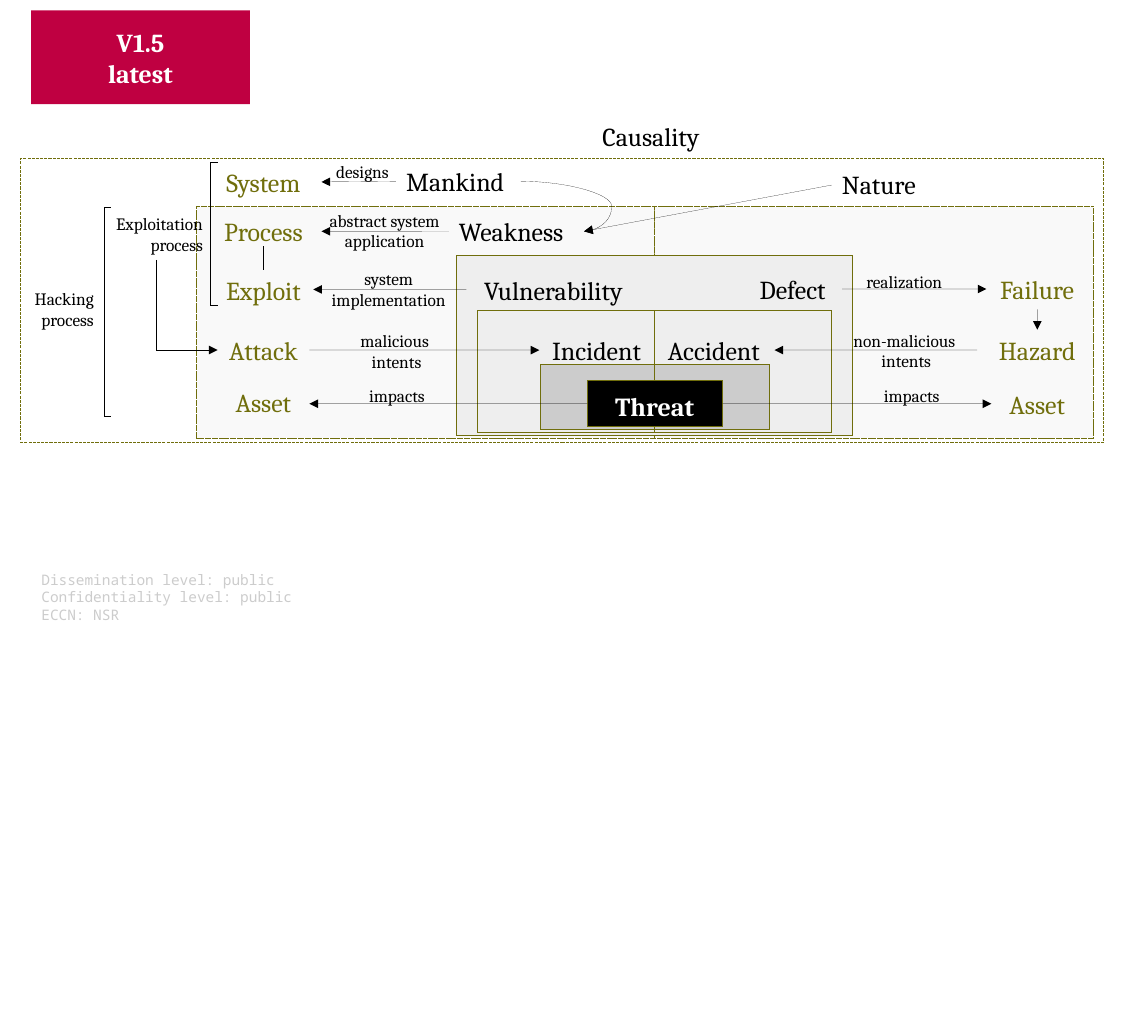
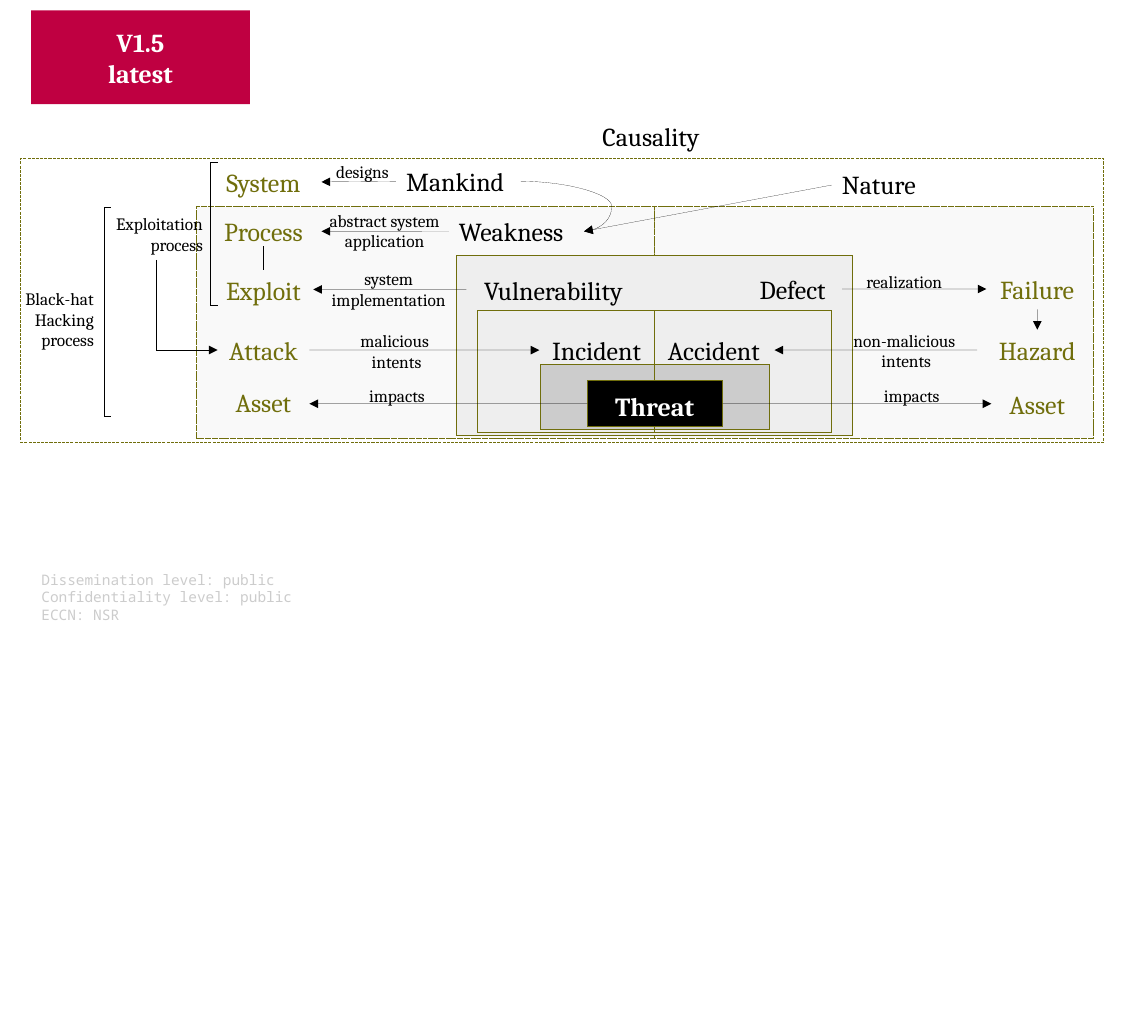
Before and after one commit to v-research/cybersecurity, a slide deck: slide 8 of images/v-research_images_v1.0.odp. Drawn at 1148x1025 pixels with LibreOffice and Linux fonts; fonts in the diff are those of the drawing; background and template pictures are left out. Boxes give left, top, right and bottom in pixels: in the first picture for what was removed or moved away, otherwise in the second. Text is boxed around its words. In the diff, an @@ line names an element or a change of style, - is before the commit and + after.

Commit message:
change hacker process to black-hat hacker

```diff
--- a/images/v-research_images_v1.0.odp
+++ b/images/v-research_images_v1.0.odp
@@ text "Black-hat": place and size @@
-text "Black-hat" at (35,293,94,330)
+text "Black-hat" at (25,293,94,350)
@@ text at (25,293,93,305): paragraph added @@
+Black-hat
```
Also in this commit, not shown: 1 slide added, 1 other file.
